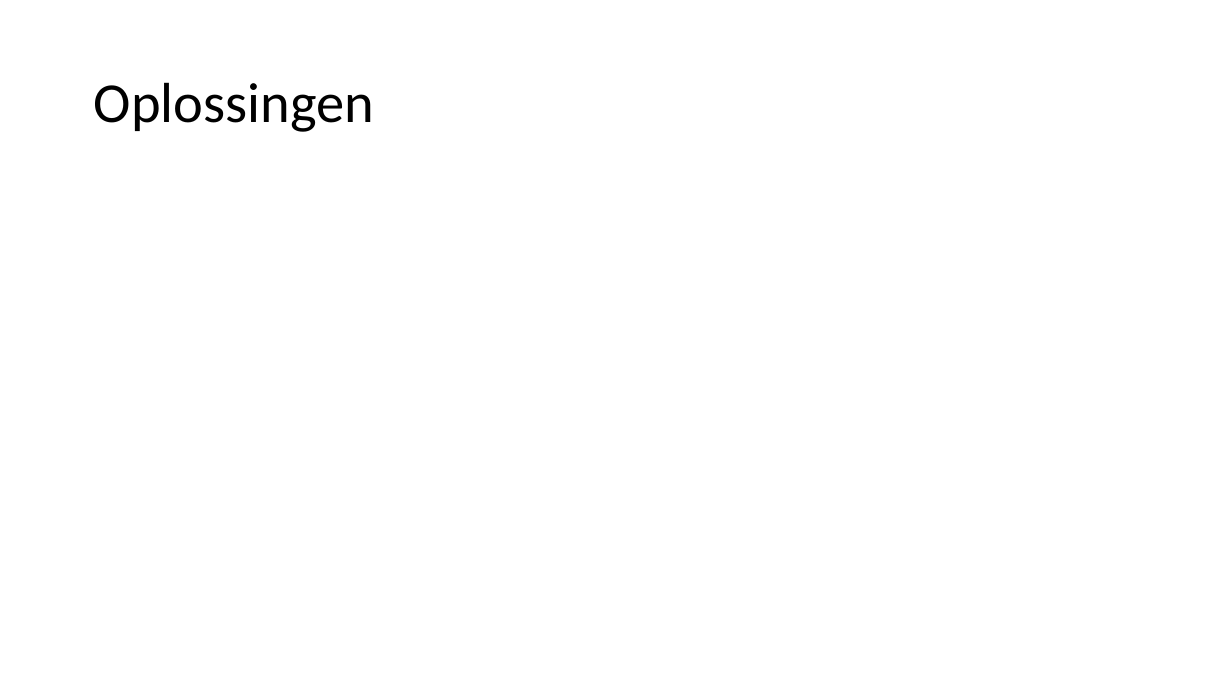
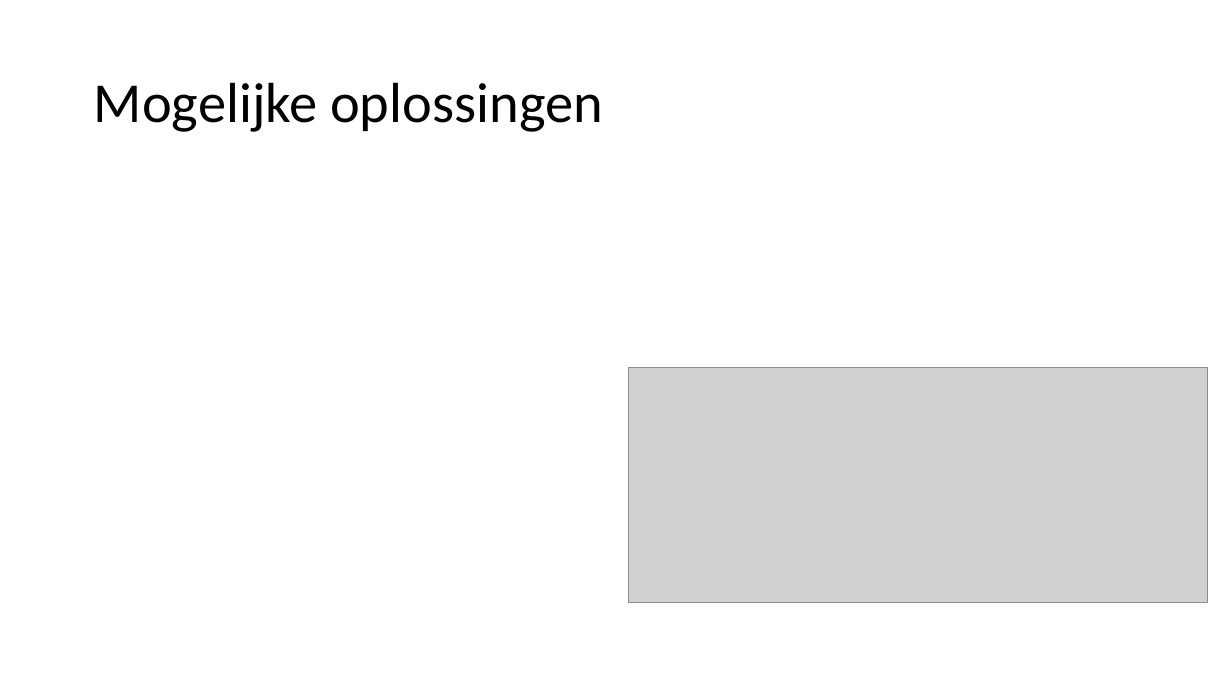
Before and after one commit to TammeThijs/Heuristics, a slide deck: slide 4 of Presentation1.pptx. Drawn at 1232x693 pixels with LibreOffice and Linux fonts; fonts in the diff are those of the drawing; grey boxes stand for pictures. Boxes give left, top, right and bottom in pixels: in the first picture for what was removed or moved away, otherwise in the second. Text is boxed around its words. In the diff, an @@ line names an element or a change of style, - is before the commit and + after.

```diff
--- a/Presentation1.pptx
+++ b/Presentation1.pptx
@@ title at [94,82,603,132]: text changed @@
-Oplossingen
+Mogelijke oplossingen
@@ picture added at [628,368,1208,603] @@
```
Also in this commit, not shown: 3 other slides changed, 3 other files.
